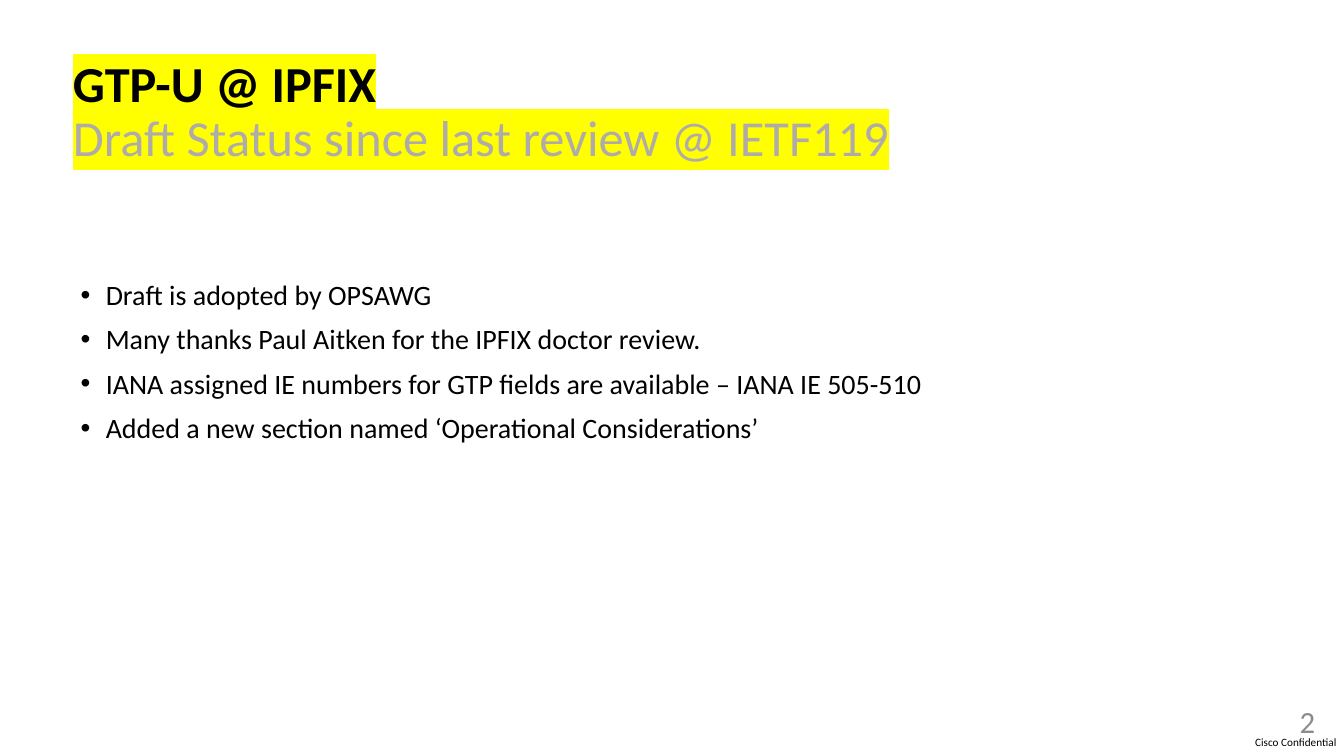
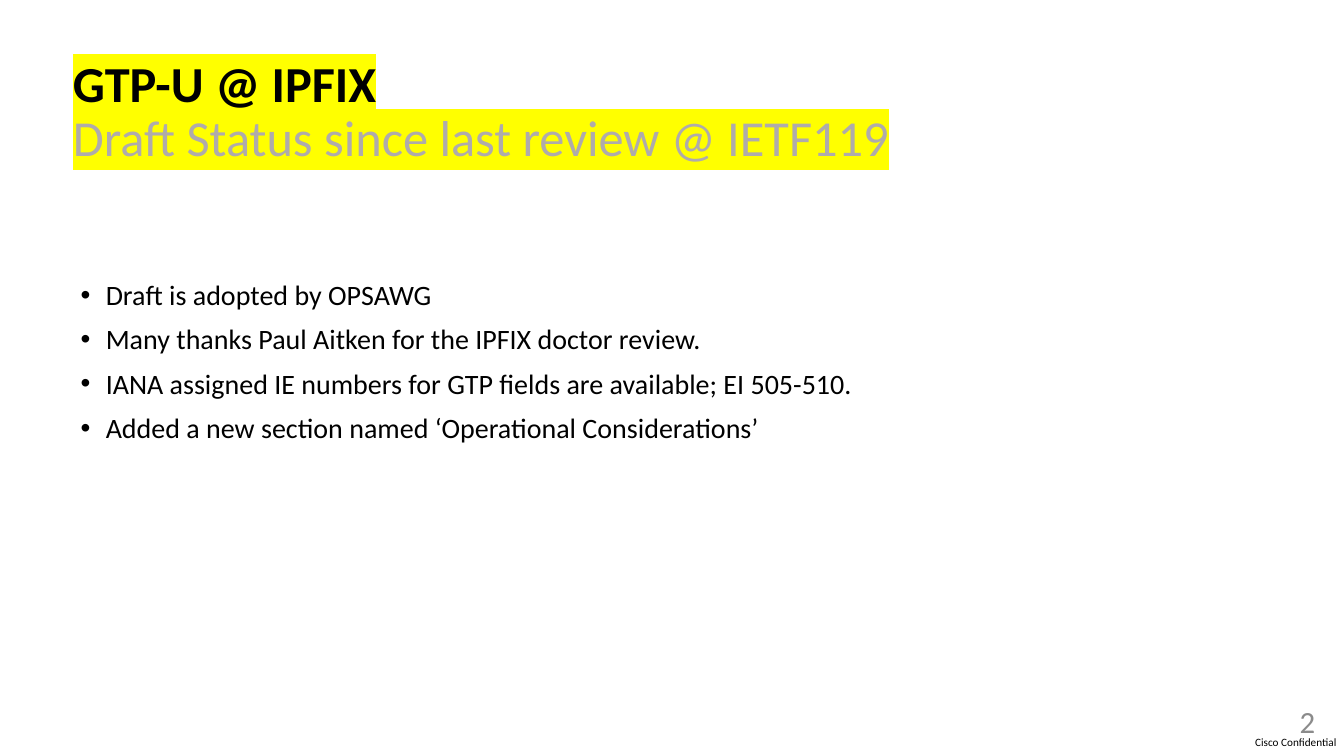
Before and after one commit to sriragop/draft-voyersriram-opsawg-ipfix-gtpu, a slide deck: slide 2 of draft-ietf-opsawg-ipfix-gtpu-00.pptx. Drawn at 1344x756 pixels with LibreOffice and Linux fonts; fonts in the diff are those of the drawing. Boxes give left, top, right and bottom in pixels: in the first picture for what was removed or moved away, otherwise in the second. Text is boxed around its words. In the diff, an @@ line names an element or a change of style, - is before the commit and + after.

```diff
--- a/draft-ietf-opsawg-ipfix-gtpu-00.pptx
+++ b/draft-ietf-opsawg-ipfix-gtpu-00.pptx
@@ text at [106,374,852,399]: text changed @@
-• IANA assigned IE numbers for GTP fields are available – IANA IE 505-510
+• IANA assigned IE numbers for GTP fields are available; EI 505-510.
```
Also in this commit, not shown: 2 other slides changed, 2 other files.
